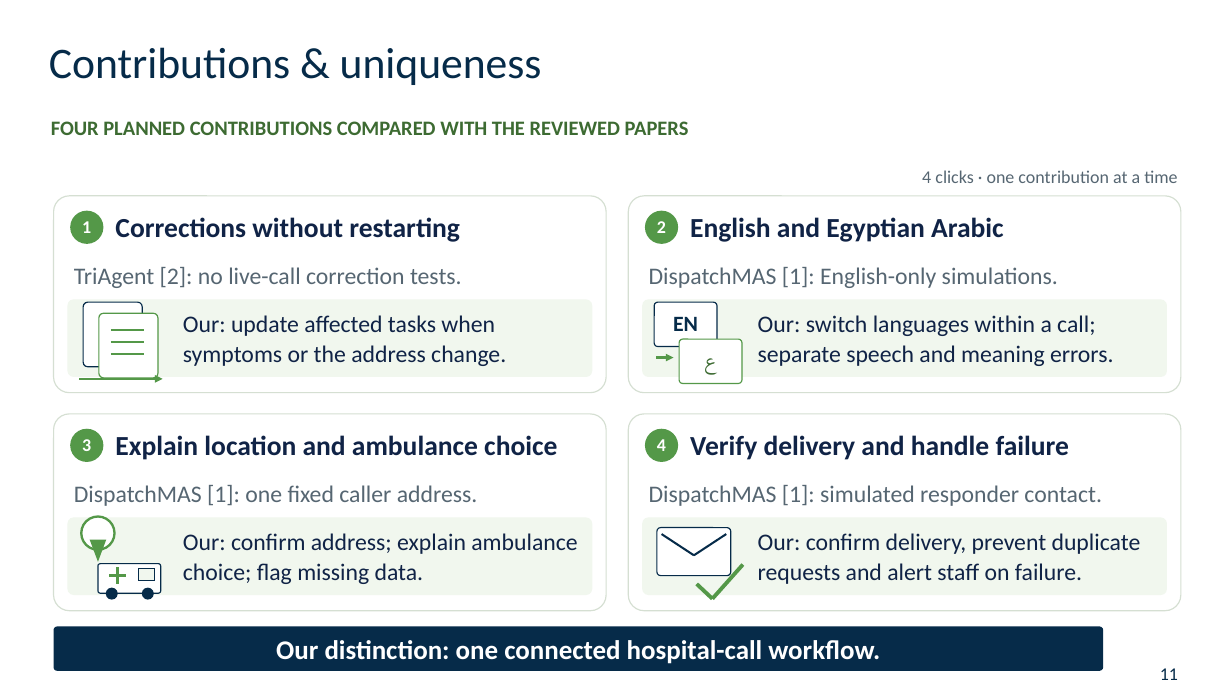
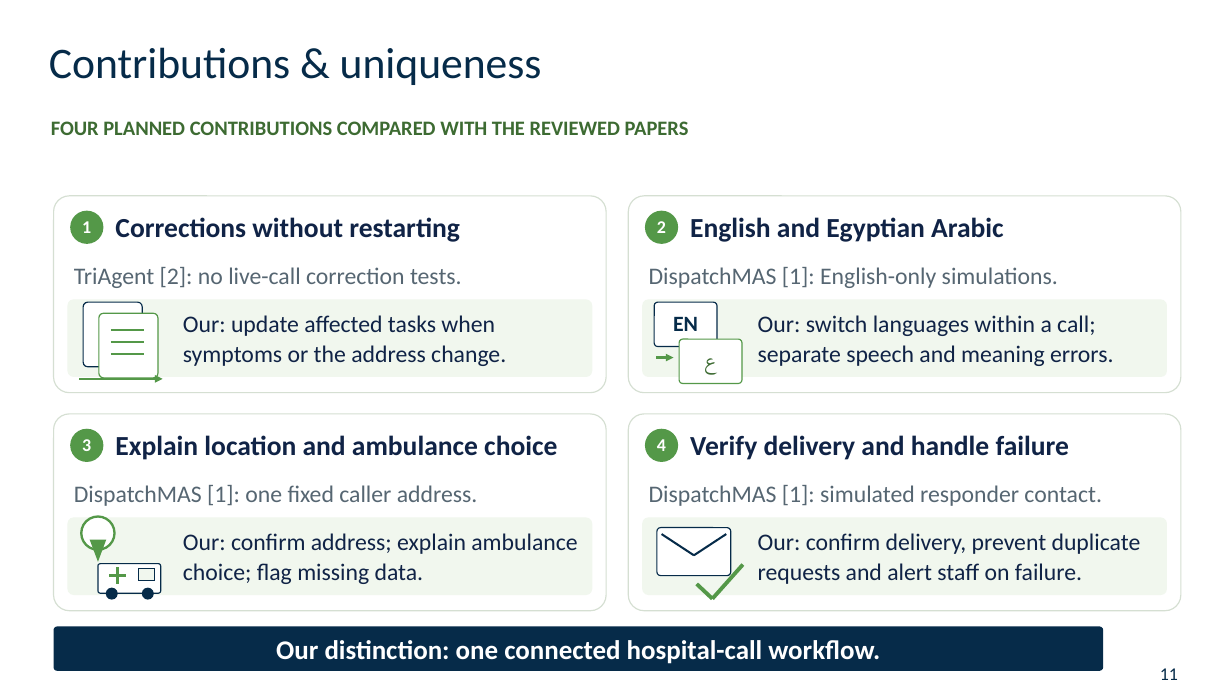
Before and after one commit to 3bdoo04/Uni-Grad, a slide deck: slide 11 of Review/Presentation/Uni-Grad - Midterm Presentation.pptx. Drawn at 1232x693 pixels with LibreOffice and Linux fonts; fonts in the diff are those of the drawing; background and template pictures are left out. Boxes give left, top, right and bottom in pixels: in the first picture for what was removed or moved away, otherwise in the second. Text is boxed around its words. In the diff, an @@ line names an element or a change of style, - is before the commit and + after.

```diff
--- a/Review/Presentation/Uni-Grad - Midterm Presentation.pptx
+++ b/Review/Presentation/Uni-Grad - Midterm Presentation.pptx
@@ text removed at [922, 170, 1177, 183] @@
-4 clicks · one contribution at a time
```
Also in this commit, not shown: 6 other slides changed, 2 slides added, 46 other files.
